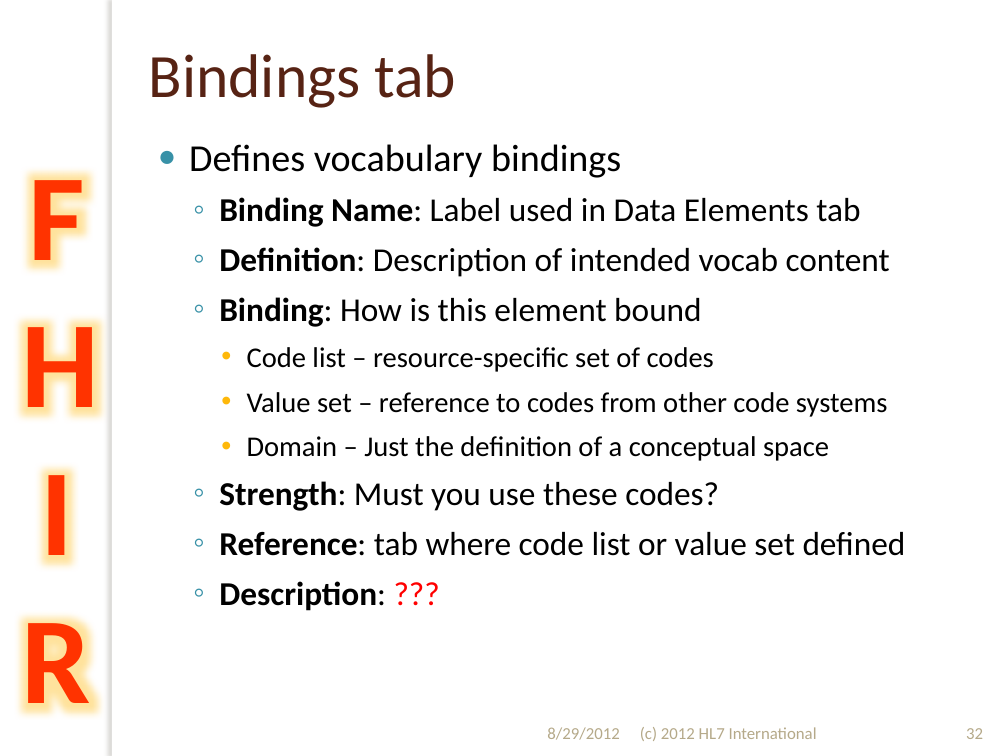
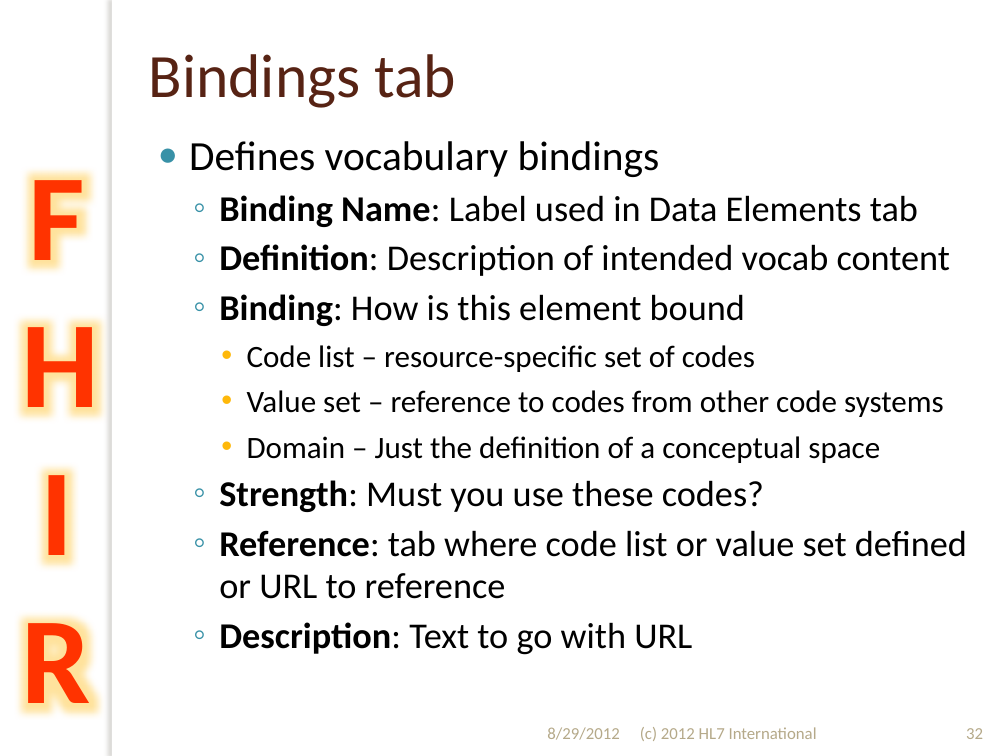
Before and after one commit to vista-novo/fhir, a slide deck: slide 32 of presentations/2012-Sept/201209 WGM Hands on with FHIR.pptx. Drawn at 1008x756 pixels with LibreOffice and Linux fonts; fonts in the diff are those of the drawing; background and template pictures are left out. Boxes give left, top, right and bottom in pixels: in the first picture for what was removed or moved away, otherwise in the second. Text is boxed around its words. In the diff, an @@ line names an element or a change of style, - is before the commit and + after.

```diff
--- a/presentations/2012-Sept/201209 WGM Hands on with FHIR.pptx
+++ b/presentations/2012-Sept/201209 WGM Hands on with FHIR.pptx
@@ text at (x1=189, y1=141, x2=951, y2=512): size 27.2 to 29.6 pt in "Defines vocabulary bindings"; size 23.8 to 25.9 pt in "Binding Name: Label used in Data Elements ...", "Definition: Description of intended vocab content", "Binding: How is this element bound", "Strength: Must you use these codes?"; size 20.4 to 22.2 pt in "Code list – resource-specific set of codes", "Value set – reference to codes from ...", "Domain – Just the definition of a ..." @@
@@ text at (x1=219, y1=530, x2=967, y2=655): text changed; size 23.8 to 25.9 pt @@
-  ◦ Reference: tab where code list or value set defined
-  ◦ Description: ???
+  ◦ Reference: tab where code list or value set defined or URL to reference
+  ◦ Description: Text to go with URL
```
Also in this commit, not shown: 42 other slides changed.
